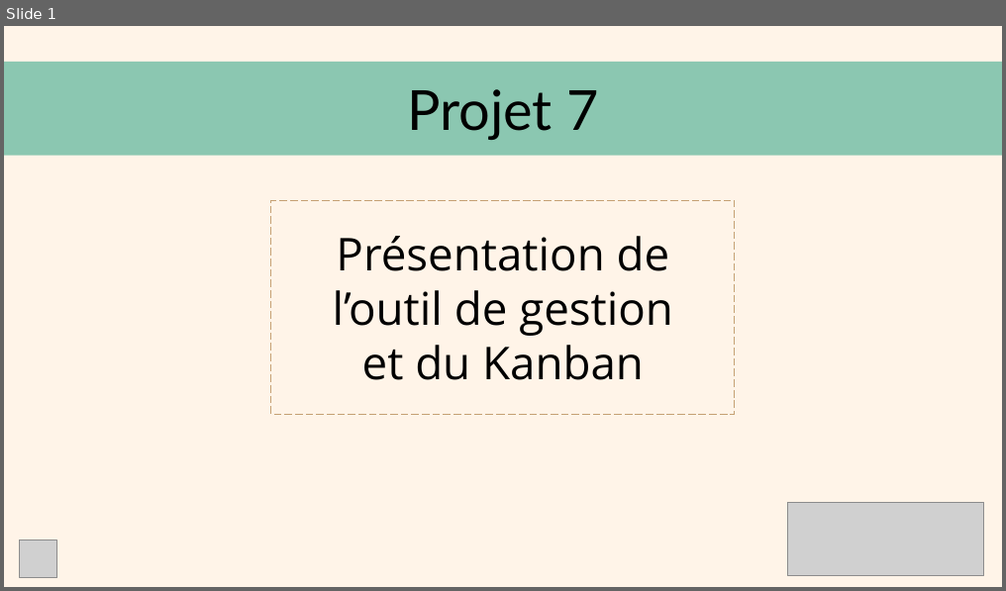
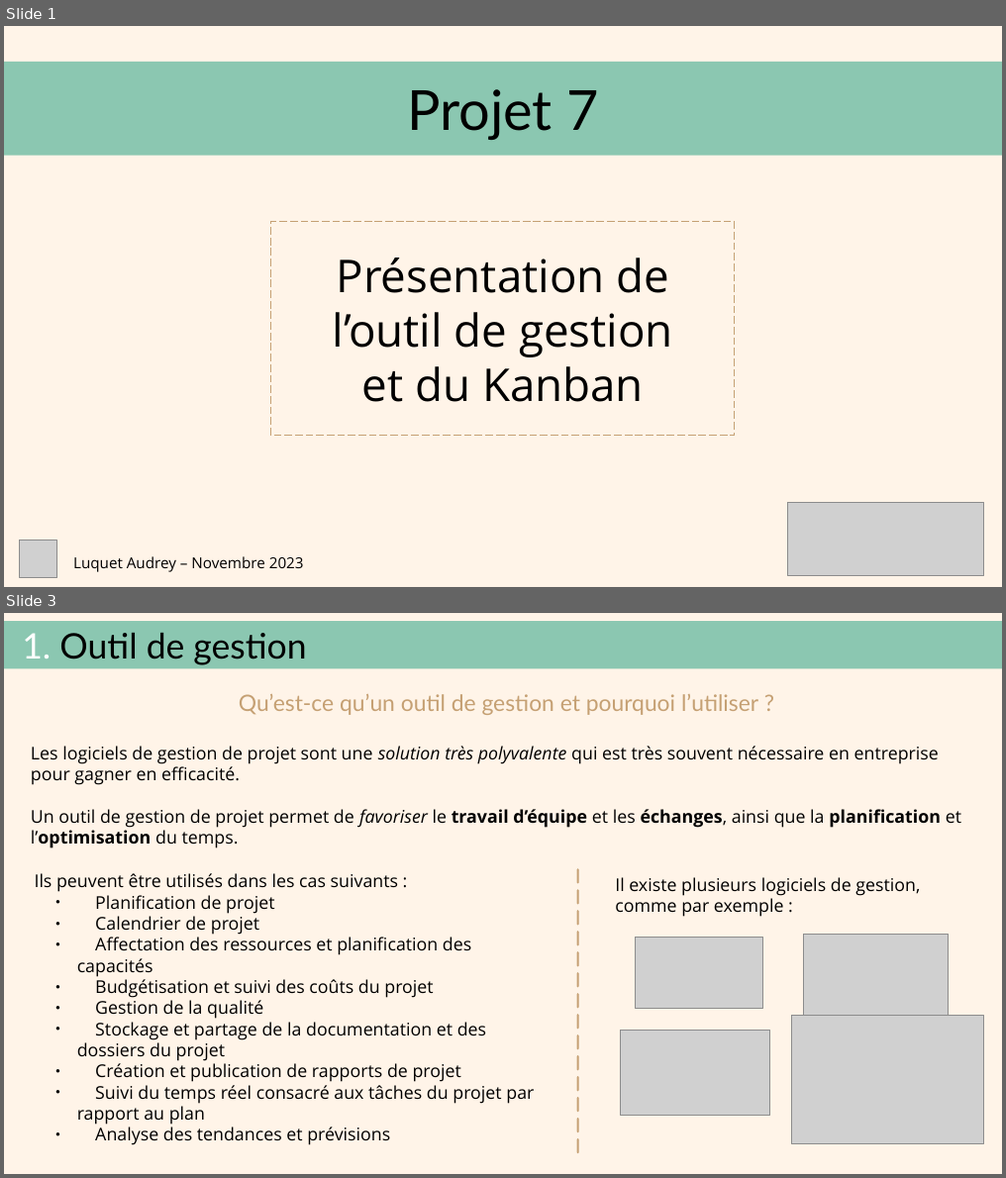
Before and after one commit to AudreyYuedra/MenuMaker-Qwenta_OC_P7, a slide deck: PPT Trello_Kanban.odp. Shown one above the other, each under a label of ours: slide 1 before the commit, slides 1 and 3 after it; the slides between them are not shown. The pictures are 1006x591 and 1006x1178 pixels, drawn with LibreOffice and Linux fonts; fonts in the diff are those of the drawing; grey boxes stand for pictures. Boxes give left, top, right and bottom in pixels: in the first picture for what was removed or moved away, otherwise in the second. Text is boxed around its words. In the diff, an @@ line names an element or a change of style, - is before the commit and + after.

```diff
--- a/PPT Trello_Kanban.odp
+++ b/PPT Trello_Kanban.odp
@@ slide 3 added at <box>4,613,1002,1174</box>, background #FFF4E8 @@
@@ title added at <box>4,621,1002,669</box>, fill #8BC7B1, 28 pt, text #000000 @@
+1. Outil de gestion
@@ text added at <box>239,694,758,715</box>, 18 pt, text #C5A073 @@
+Qu’est-ce qu’un outil de gestion et pourquoi l’utiliser ?
@@ text added at <box>31,746,961,849</box>, 14 pt, text #000000 @@
+Les logiciels de gestion de projet sont une solution très polyvalente qui est très souvent nécessaire en entreprise pour gagner en efficacité.
+Un outil de gestion de projet permet de favoriser le travail d’équipe et les échanges, ainsi que la planification et l’optimisation du temps.
@@ text added at <box>35,873,534,1146</box>, 14 pt, text #000000 @@
+Ils peuvent être utilisés dans les cas suivants :
+  ● Planification de projet
+  ● Calendrier de projet
+  ● Affectation des ressources et planification des capacités
+  ● Budgétisation et suivi des coûts du projet
+  ● Gestion de la qualité
+  ● Stockage et partage de la documentation et des dossiers du projet
+  ● Création et publication de rapports de projet
+  ● Suivi du temps réel consacré aux tâches du projet par rapport au plan
+  ● Analyse des tendances et prévisions
@@ line added from (578, 869) to (578, 1155), #C5A073 1.5 pt dashed @@
@@ text added at <box>615,877,920,917</box>, 14 pt, text #000000 @@
+Il existe plusieurs logiciels de gestion, comme par exemple :
@@ picture added at <box>636,937,763,1009</box> @@
@@ picture added at <box>805,935,949,1016</box> @@
@@ picture added at <box>792,1016,985,1145</box> @@
@@ picture added at <box>621,1031,770,1116</box> @@
@@ slide 1 changed as well @@
@@ subtitle "Présentation de": place and size @@
-subtitle "Présentation de" at <box>271,201,735,414</box>
+subtitle "Présentation de" at <box>271,222,735,436</box>
@@ text added at <box>73,557,304,572</box>, 12 pt, text #000000 @@
+Luquet Audrey – Novembre 2023
```
Also in this commit, not shown: 5 other slides changed, 4 other slides added, 2 slides removed, 1 other file.
